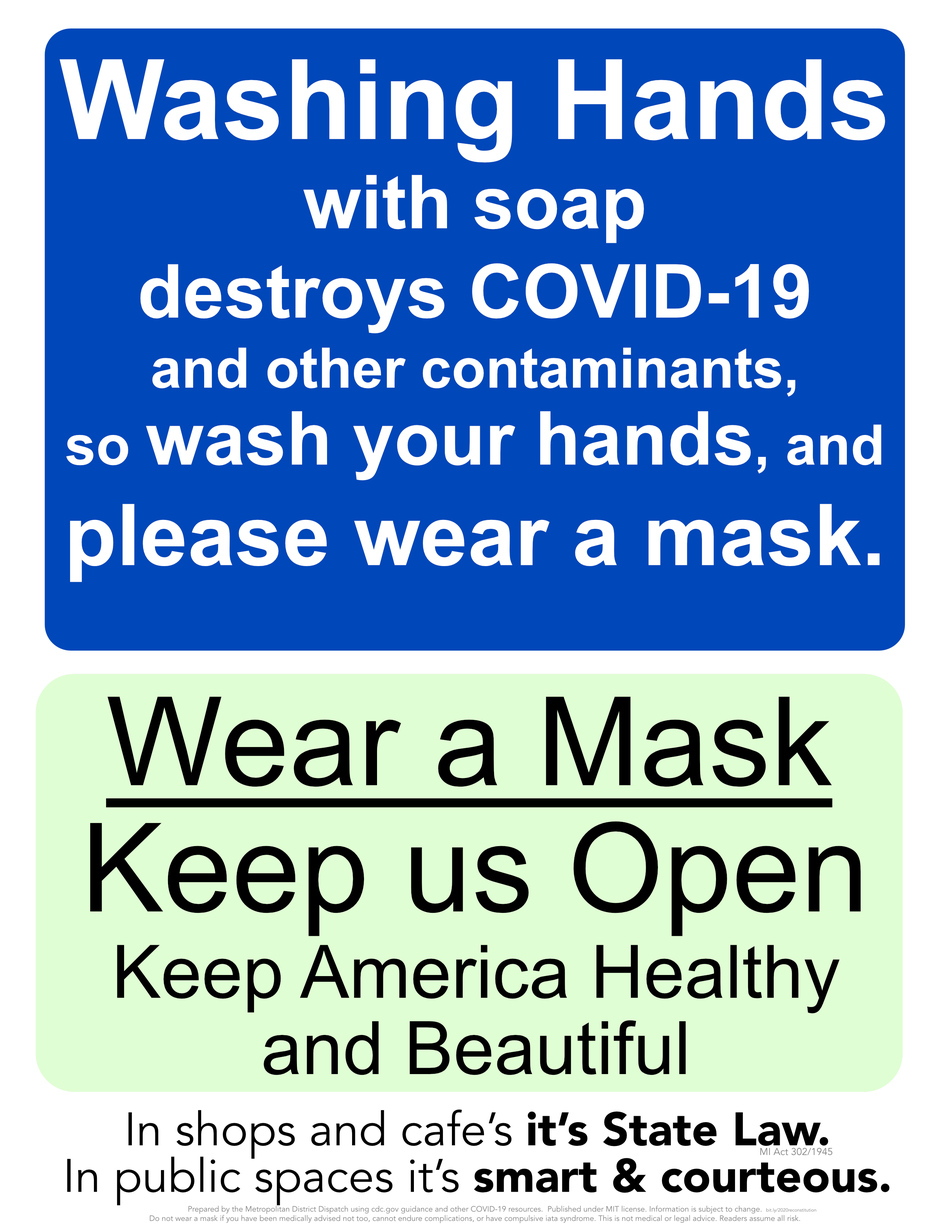
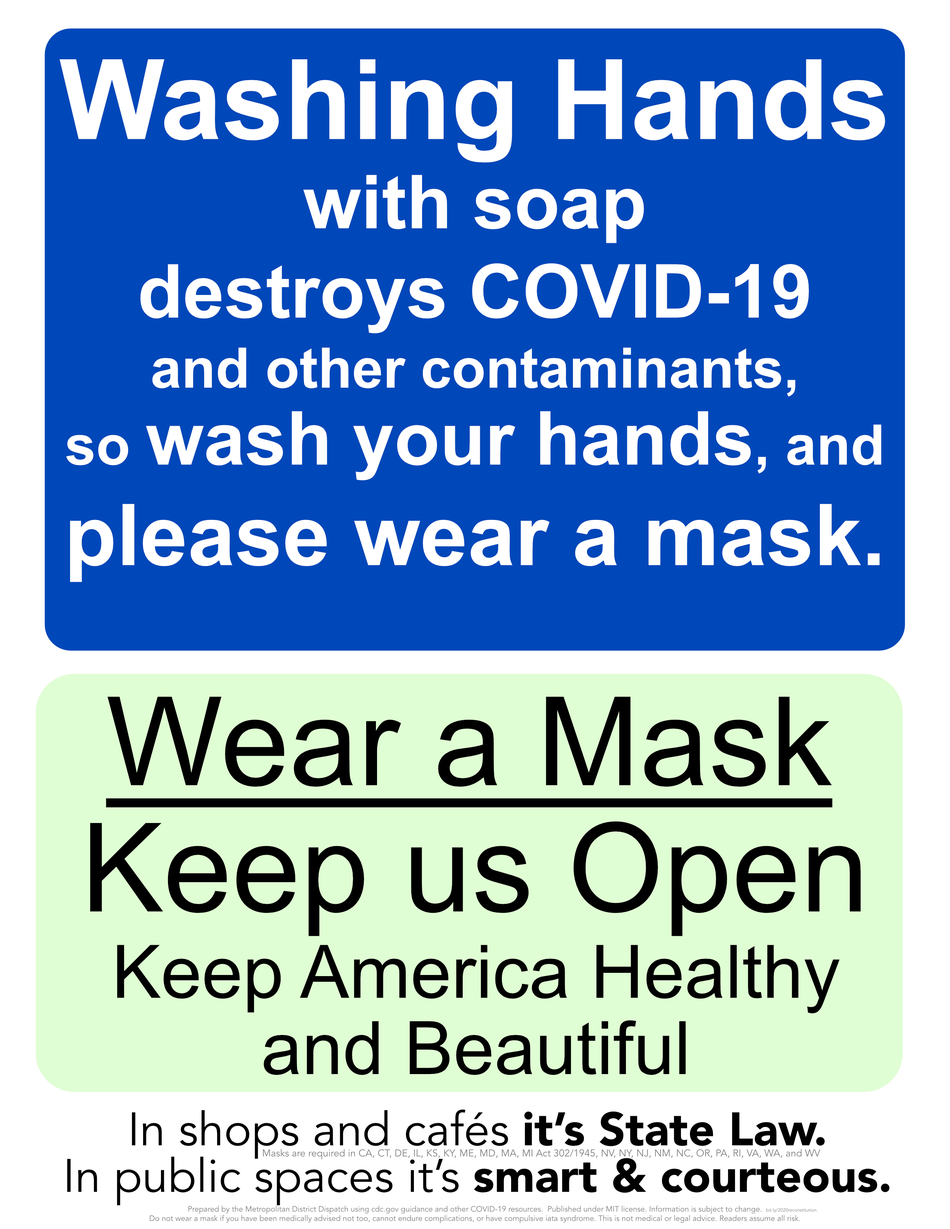
Revision of a layered 950px x 1229px image; what changed, layer by layer:
painted on (unnamed layer) (6th of 15, in (unnamed layer)) over [262, 1148, 833, 1160]
painted on (unnamed layer) (7th of 15, in (unnamed layer)) over [128, 1109, 829, 1160]
